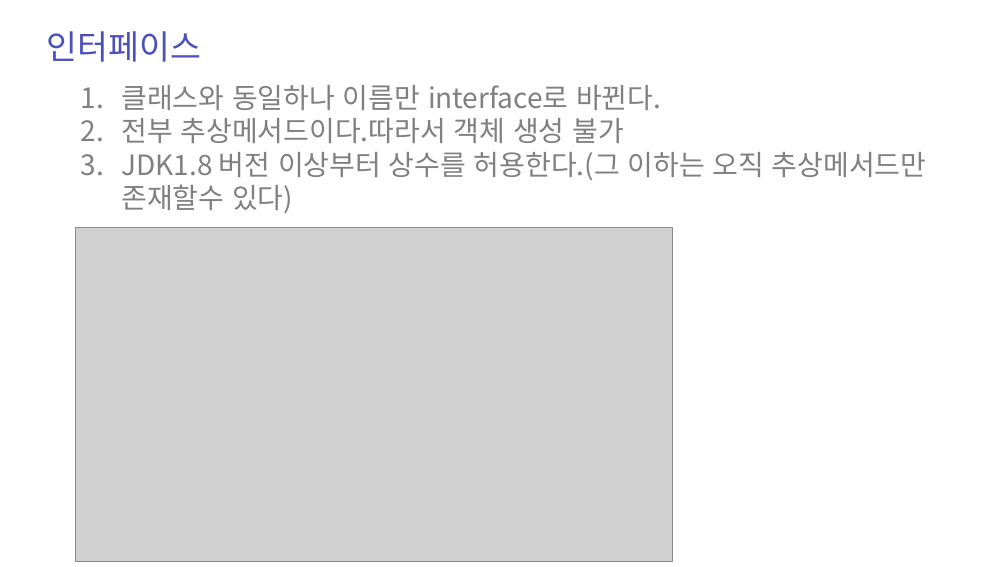
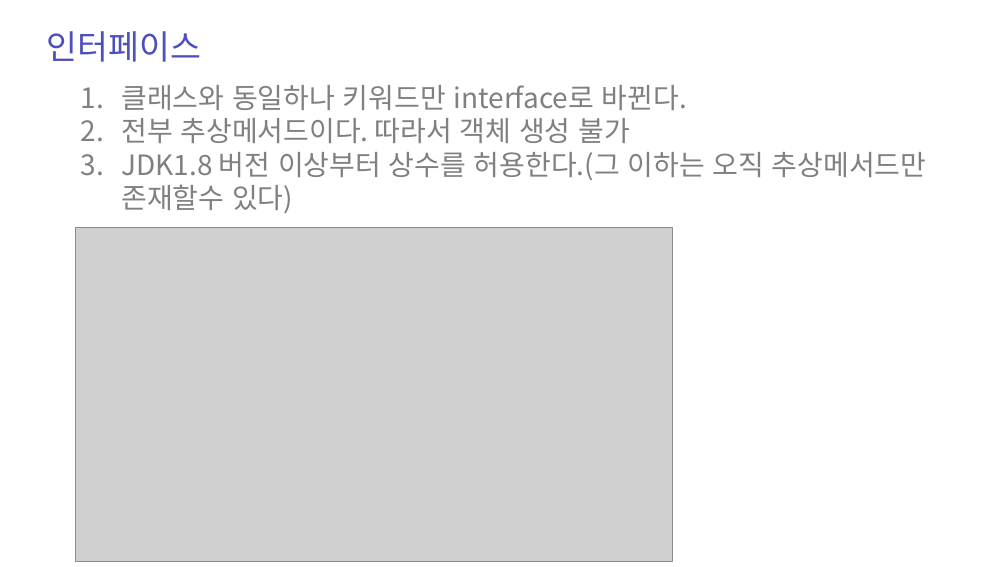
Before and after one commit to zest132/JavaLecture, a slide deck: slide 35 of JavaLecture/LectureFile/java 11강 인터페이스와다형성.pptx (slide 34 before the commit). Drawn at 1008x567 pixels with LibreOffice and Linux fonts; fonts in the diff are those of the drawing; grey boxes stand for pictures. Boxes give left, top, right and bottom in pixels: in the first picture for what was removed or moved away, otherwise in the second. Text is boxed around its words. In the diff, an @@ line names an element or a change of style, - is before the commit and + after.

```diff
--- a/JavaLecture/LectureFile/java 11강 인터페이스와다형성.pptx
+++ b/JavaLecture/LectureFile/java 11강 인터페이스와다형성.pptx
@@ text at [121, 85, 687, 143]: text changed @@
-1. 클래스와 동일하나 이름만 interface로 바뀐다.
-2. 전부 추상메서드이다.따라서 객체 생성 불가
+1. 클래스와 동일하나 키워드만 interface로 바뀐다.
+2. 전부 추상메서드이다. 따라서 객체 생성 불가
```
Also in this commit, not shown: 6 other slides changed, 31 slides added, 23 slides removed, 26 other files.
